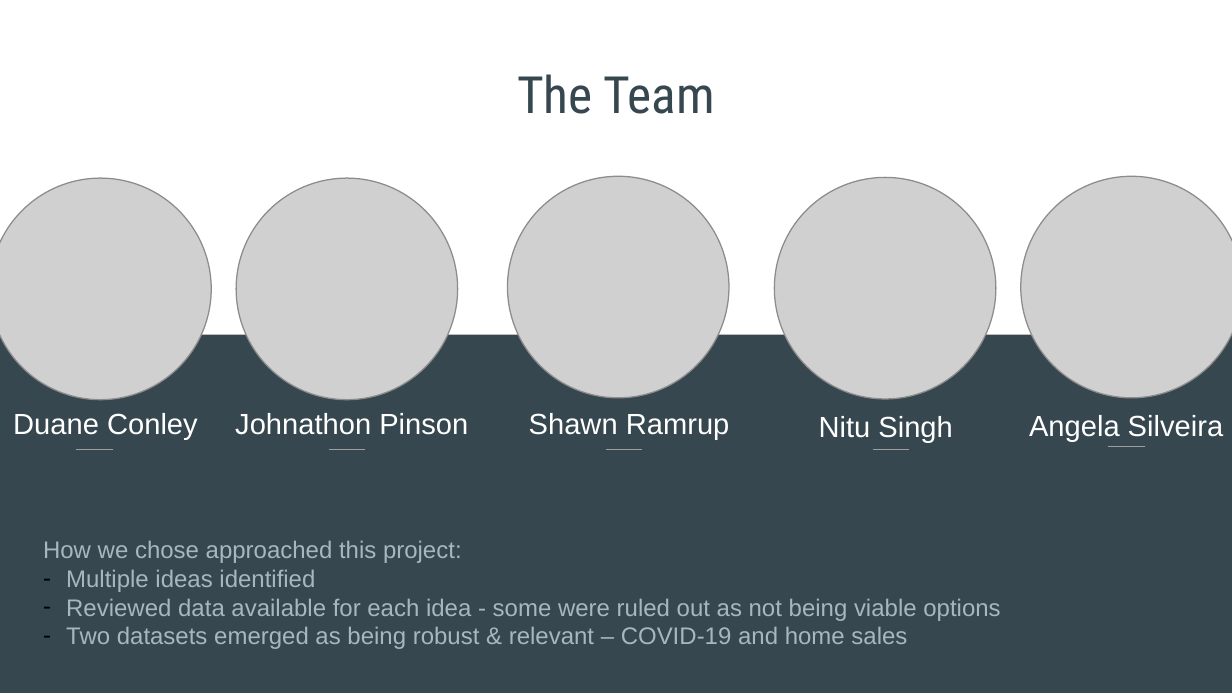
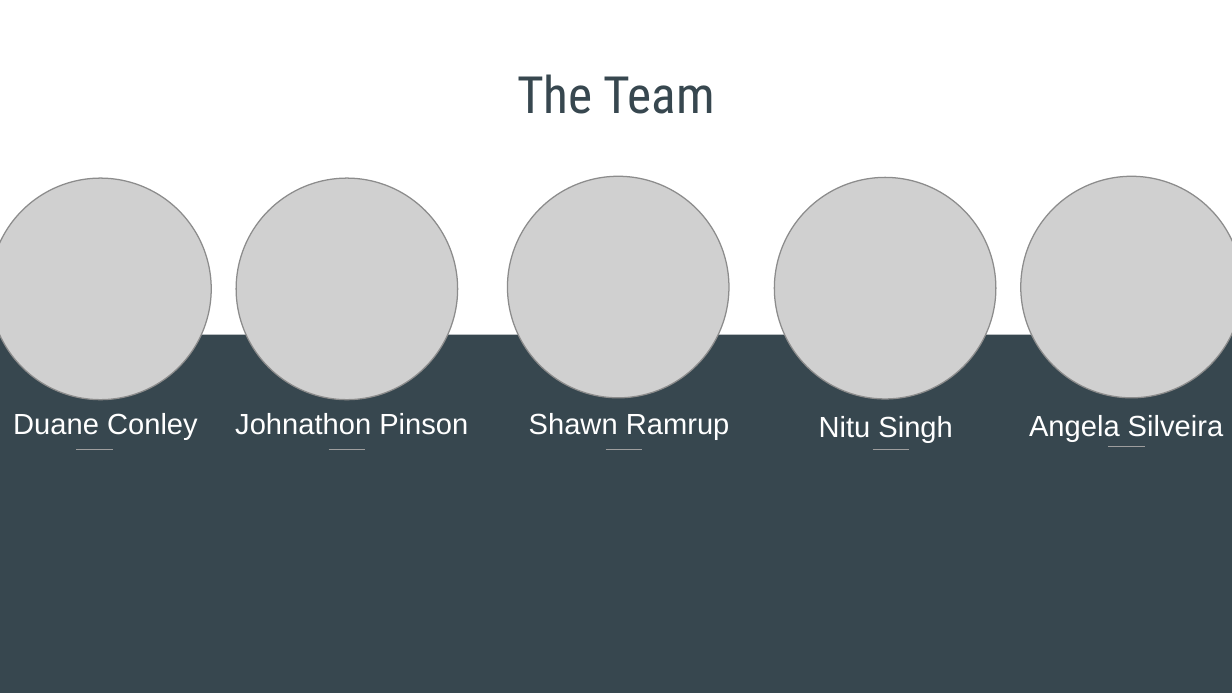
Before and after one commit to Jopinson/COVID19_Property_Pandemic, a slide deck: slide 2 of reports/PresentationSlides 2.0.pptx. Drawn at 1232x693 pixels with LibreOffice and Linux fonts; fonts in the diff are those of the drawing; grey boxes stand for pictures. Boxes give left, top, right and bottom in pixels: in the first picture for what was removed or moved away, otherwise in the second. Text is boxed around its words. In the diff, an @@ line names an element or a change of style, - is before the commit and + after.

```diff
--- a/reports/PresentationSlides 2.0.pptx
+++ b/reports/PresentationSlides 2.0.pptx
@@ text removed at [43,541,1000,649] @@
-How we chose approached this project:
-– Multiple ideas identified
-– Reviewed data available for each idea - some were ruled out as not being viable options
-– Two datasets emerged as being robust & relevant – COVID-19 and home sales
```
Also in this commit, not shown: 7 other slides changed, 5 slides added.
